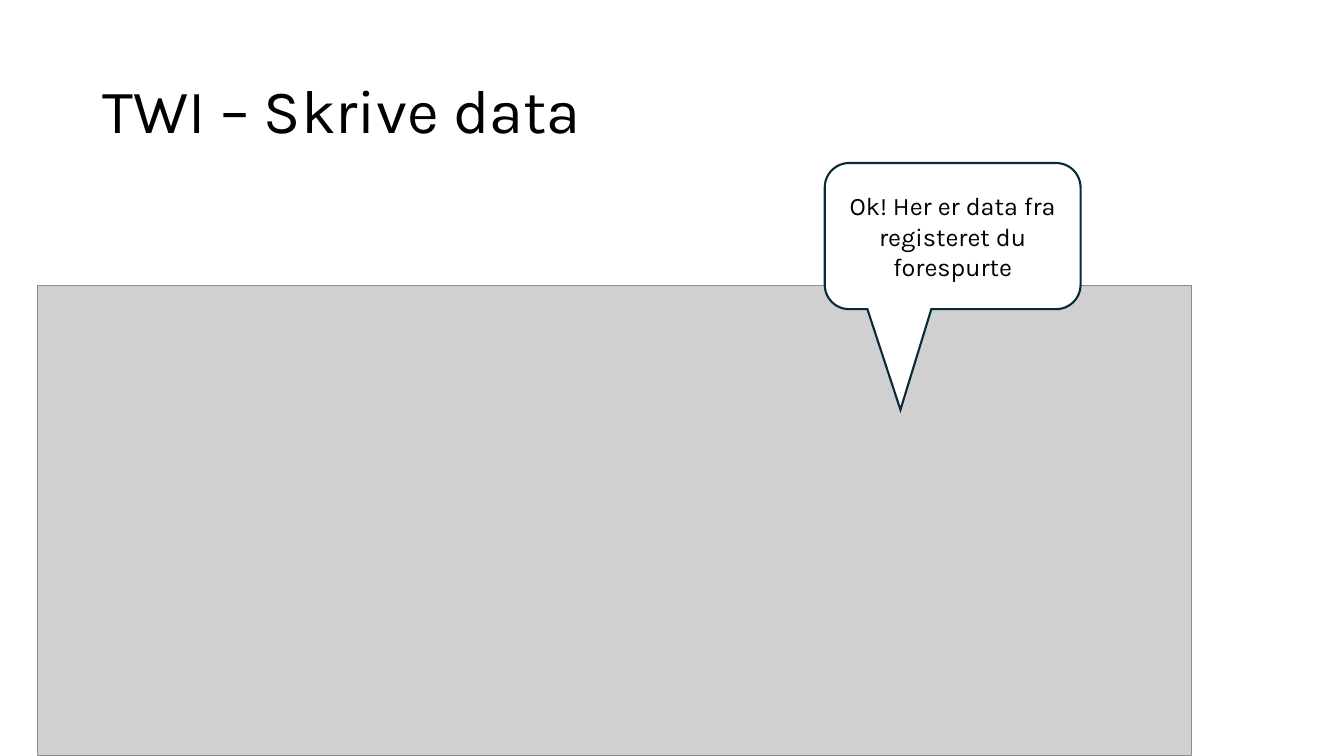
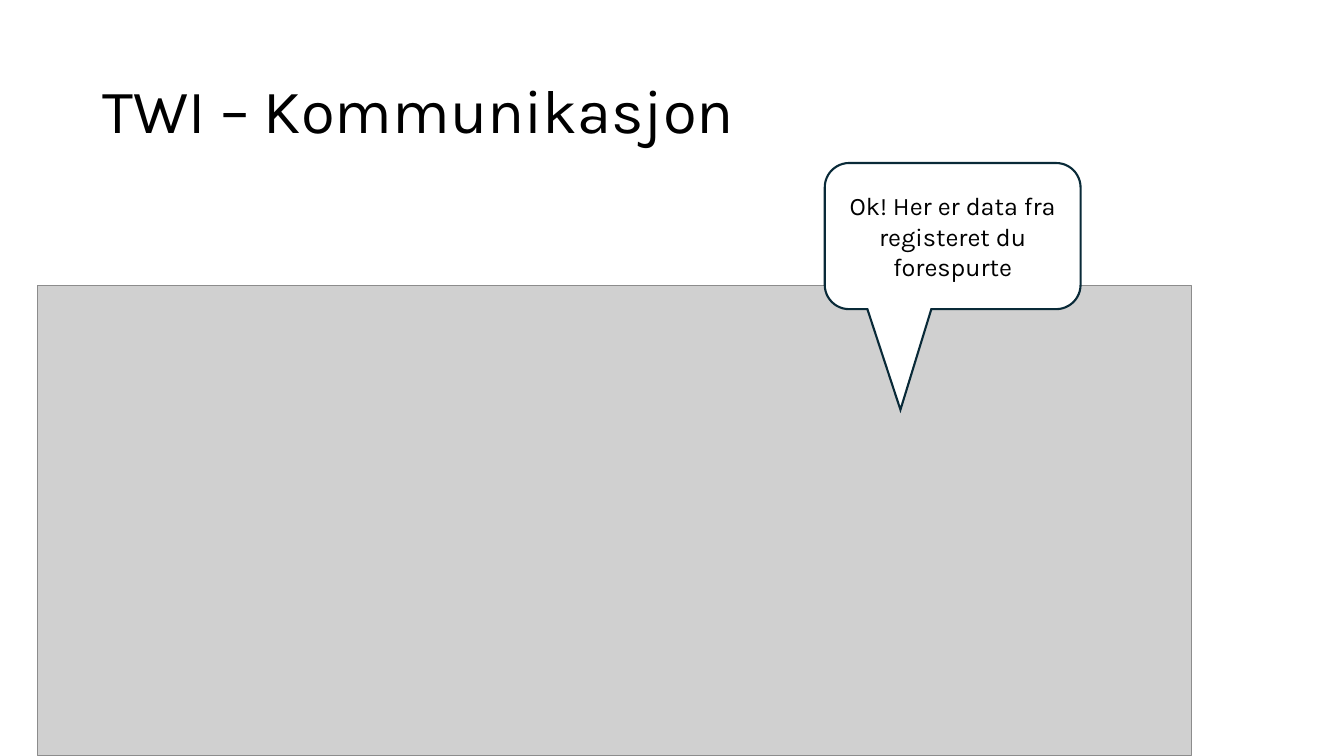
Before and after one commit to ElektraVerksted/AVR-kurs, a slide deck: slide 11 of Kursdag 3/Dag tre.pptx. Drawn at 1344x756 pixels with LibreOffice and Linux fonts; fonts in the diff are those of the drawing; grey boxes stand for pictures. Boxes give left, top, right and bottom in pixels: in the first picture for what was removed or moved away, otherwise in the second. Text is boxed around its words. In the diff, an @@ line names an element or a change of style, - is before the commit and + after.

```diff
--- a/Kursdag 3/Dag tre.pptx
+++ b/Kursdag 3/Dag tre.pptx
@@ title at (x1=102, y1=90, x2=734, y2=148): text changed @@
-TWI – Skrive data
+TWI – Kommunikasjon
```
Also in this commit, not shown: 7 other slides changed, 1 slide added, 2 other files.
